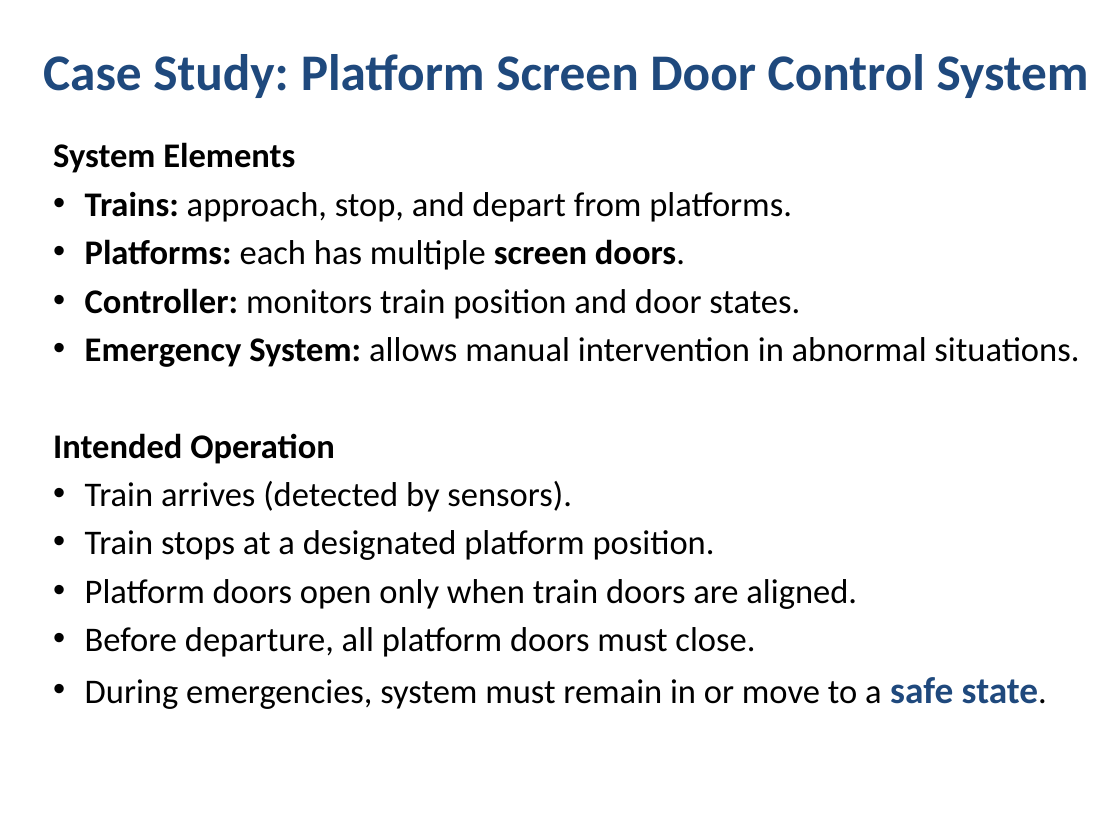
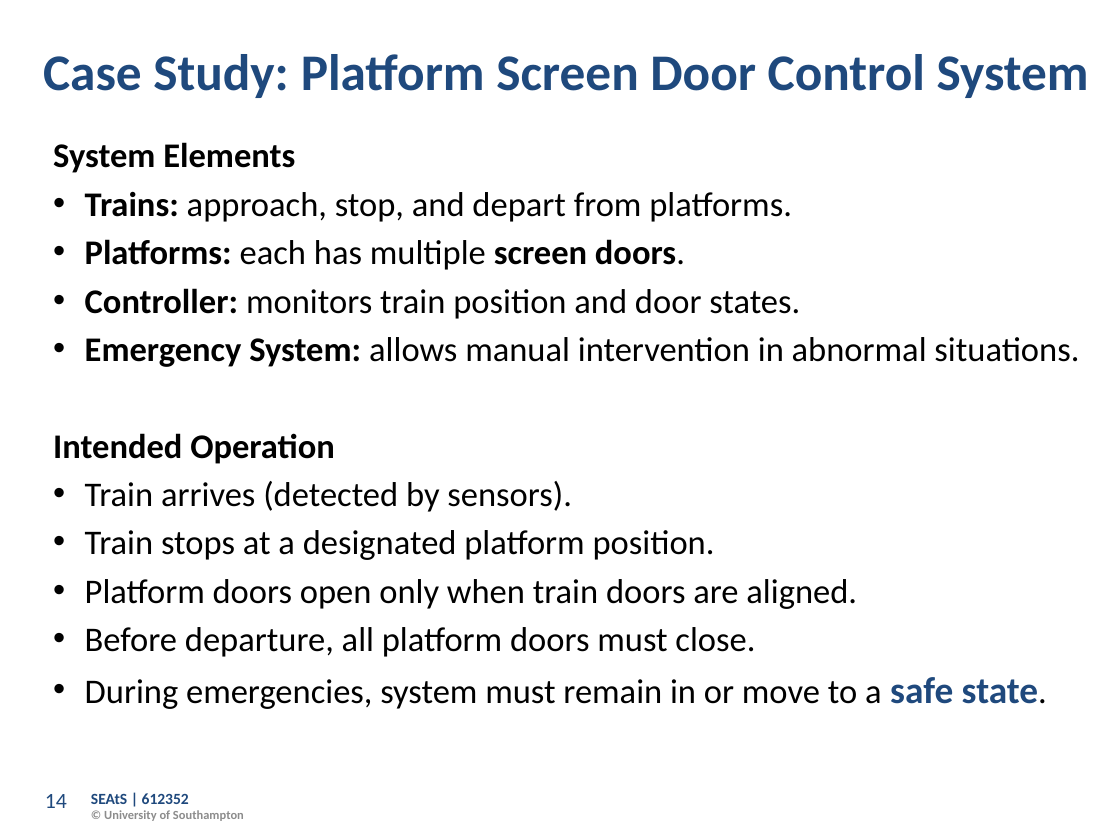
Before and after one commit to Dr-AlHashimy/Module_AICE2005_2627, a slide deck: slide 14 of html/COMP-_L4.2_PreLec.pptx. Drawn at 1120x840 pixels with LibreOffice and Linux fonts; fonts in the diff are those of the drawing; background and template pictures are left out. Boxes give left, top, right and bottom in pixels: in the first picture for what was removed or moved away, otherwise in the second. Text is boxed around its words. In the diff, an @@ line names an element or a change of style, - is before the commit and + after.

```diff
--- a/html/COMP-_L4.2_PreLec.pptx
+++ b/html/COMP-_L4.2_PreLec.pptx
@@ page number added at (45, 794, 67, 808), 14 pt, text #1F497D @@
+14
@@ text added at (91, 793, 244, 821), 8 pt, text #8C8C8C, bold @@
+SEAtS | 612352
+© University of Southampton
```
Also in this commit, not shown: 21 other slides changed, 1 slide added, 10 other files.
